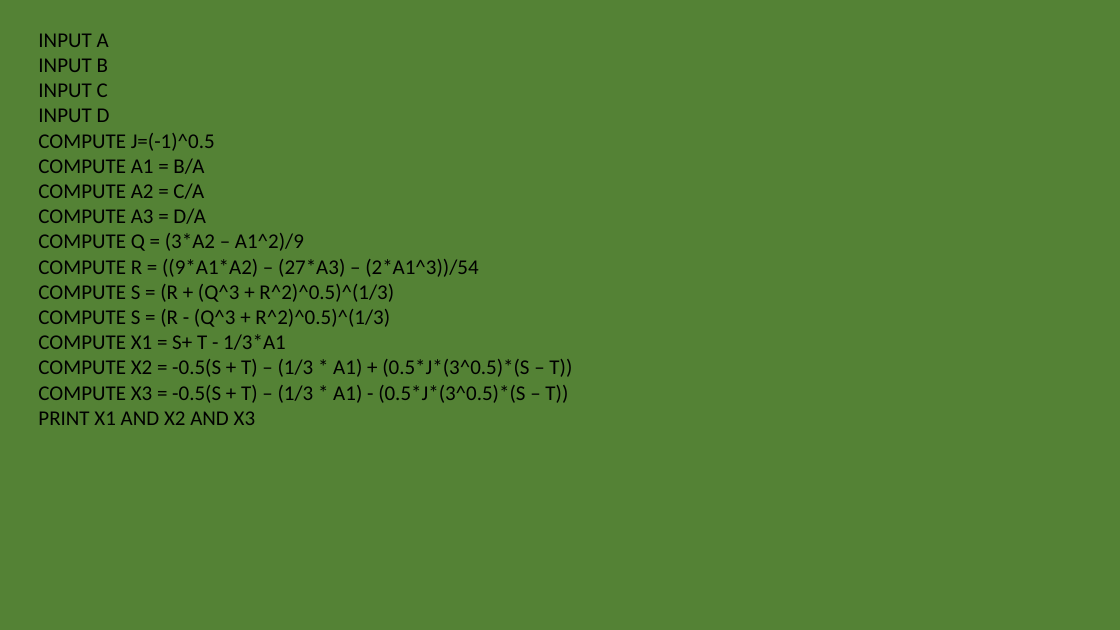
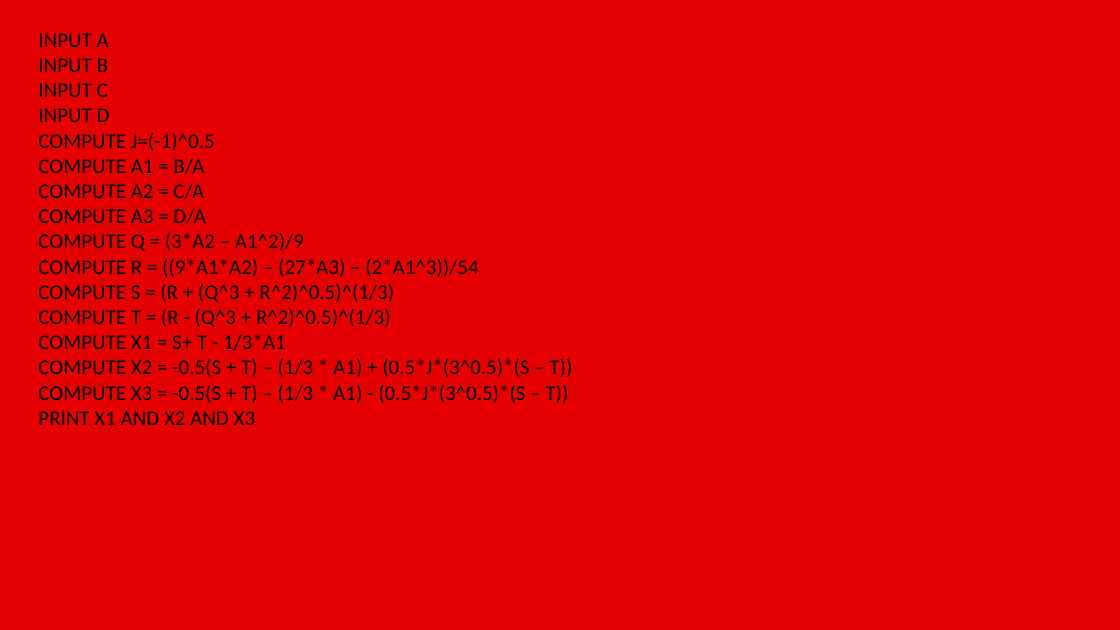
Before and after one commit to 3l4k/Lotanna_OkekeCSC102, a slide deck: slide 6 of Lotanna OkekeAA1.pptx. Drawn at 1120x630 pixels with LibreOffice and Linux fonts; fonts in the diff are those of the drawing. Boxes give left, top, right and bottom in pixels: in the first picture for what was removed or moved away, otherwise in the second. Text is boxed around its words. In the diff, an @@ line names an element or a change of style, - is before the commit and + after.

```diff
--- a/Lotanna OkekeAA1.pptx
+++ b/Lotanna OkekeAA1.pptx
@@ background #548235 to #E50101 @@
@@ text at [38, 309, 391, 327]: text changed @@
-COMPUTE S = (R - (Q^3 + R^2)^0.5)^(1/3)
+COMPUTE T = (R - (Q^3 + R^2)^0.5)^(1/3)
```
Also in this commit, not shown: 3 other slides changed, 9 slides added, 1 other file.
